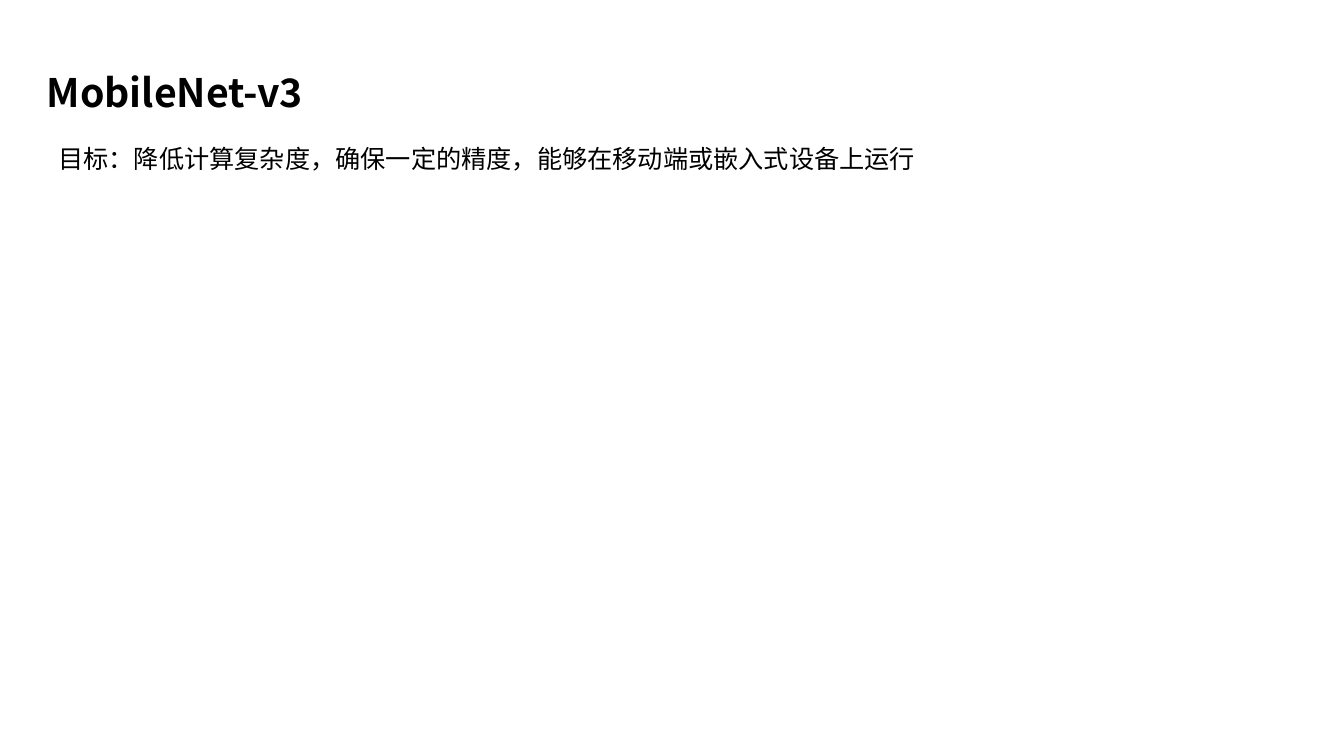
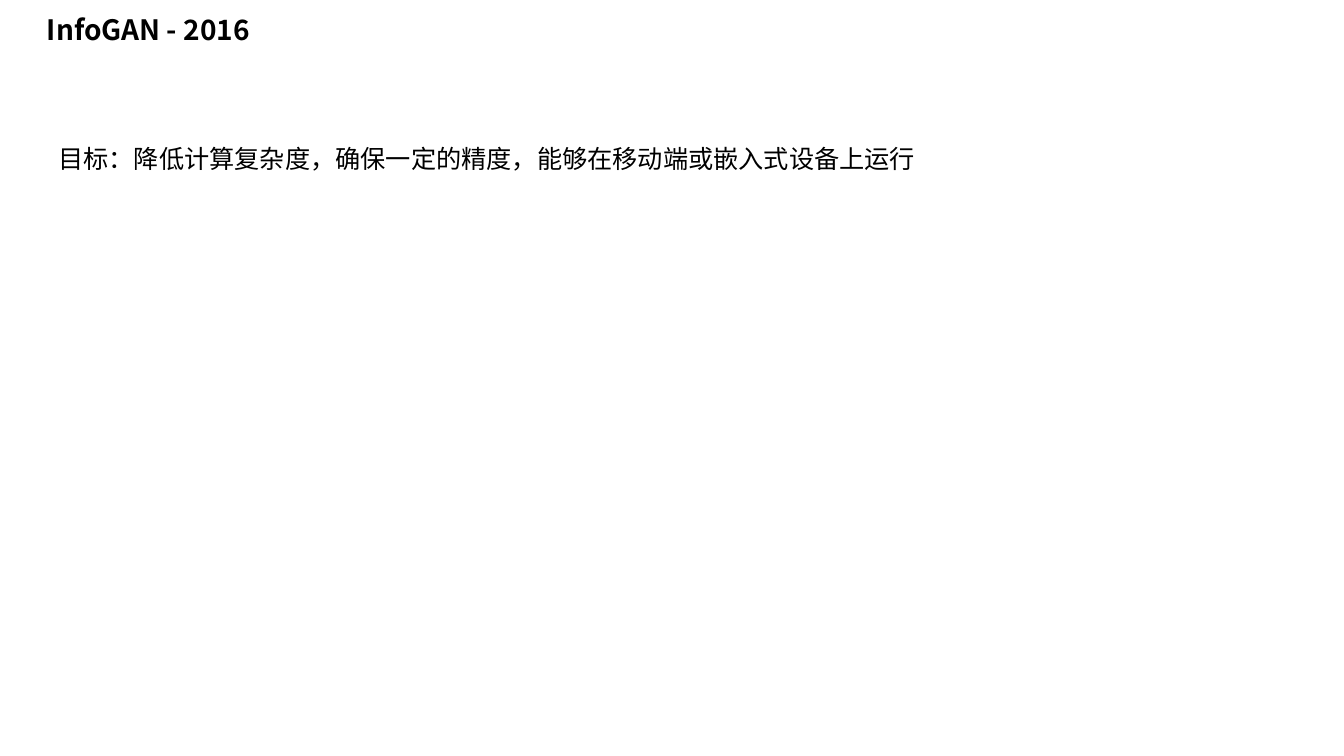
Before and after one commit to taylorguo/GAN_Understanding_Practicing, a slide deck: slide 17 of GAN_Understanding/GANunderstanding.pptx. Drawn at 1344x756 pixels with LibreOffice and Linux fonts; fonts in the diff are those of the drawing. Boxes give left, top, right and bottom in pixels: in the first picture for what was removed or moved away, otherwise in the second. Text is boxed around its words. In the diff, an @@ line names an element or a change of style, - is before the commit and + after.

```diff
--- a/GAN_Understanding/GANunderstanding.pptx
+++ b/GAN_Understanding/GANunderstanding.pptx
@@ text added at bbox=[47, 17, 250, 41], 20 pt, text #000000, bold @@
+InfoGAN - 2016
@@ text removed at bbox=[47, 75, 303, 108] @@
-MobileNet-v3
```
Also in this commit, not shown: 8 other slides changed, 2 other files.
